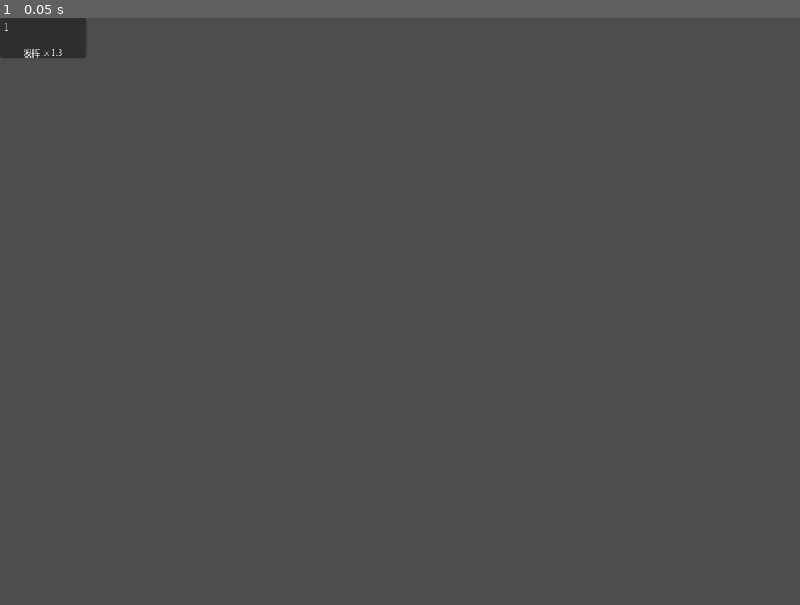
Above: before the commit, frame 1.
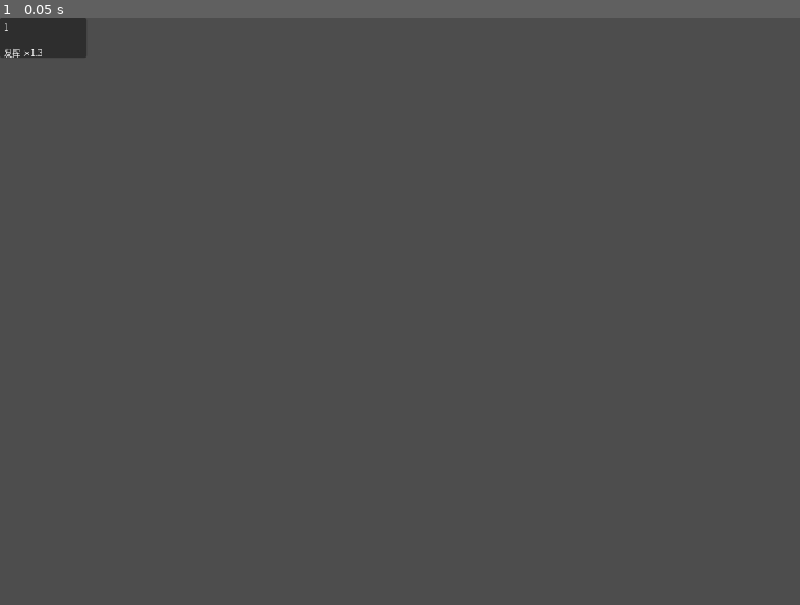
Above: after the commit, the same moment.

Repository: linxuhao/jinyong-heroes
Game: Godot game, scene res://scenes/ui/skill_button.tscn
The game is run twice, just before and just after one commit, with the same random seed, the same clock (stepped at 60 frames per second) and the same inputs. This scene is started directly instead of the project's main scene. Sound files missing from this copy of the repository are replaced by a short silence.
Inputs:
- Up to frame 1 (0.05 s): no input

The runs differ from the first frame. In frame 1, less than 0.1% of the frame differs, in the area x 0-8%, y 5-7%.

Commit message:
dpe_game/t_impl: skill_button_labels [jinyong-hud] (1 file(s))

Diff:
--- a/scenes/ui/skill_button.tscn
+++ b/scenes/ui/skill_button.tscn
@@ -29,7 +29,7 @@
 [node name="FahuiLabel" type="Label" parent="."]
 offset_left = 0.0
 offset_top = 34.0
-offset_right = 104.0
+offset_right = 56.0
 offset_bottom = 46.0
 theme_override_font_sizes/font_size = 10
 horizontal_alignment = 1
@@ -68,6 +68,30 @@
 text_overrun_behavior = 0
 text = ""
 
+[node name="CostLabel" type="Label" parent="."]
+offset_left = 26.0
+offset_top = 2.0
+offset_right = 62.0
+offset_bottom = 14.0
+theme_override_font_sizes/font_size = 9
+horizontal_alignment = 1
+clip_text = false
+text_overrun_behavior = 0
+mouse_filter = 2
+text = ""
+
+[node name="InfoLabel" type="Label" parent="."]
+offset_left = 56.0
+offset_top = 34.0
+offset_right = 102.0
+offset_bottom = 46.0
+theme_override_font_sizes/font_size = 8
+horizontal_alignment = 2
+clip_text = false
+text_overrun_behavior = 0
+mouse_filter = 2
+text = ""
+
 [node name="SelectedMarker" type="ColorRect" parent="."]
 anchor_right = 1.0
 anchor_bottom = 0.0
